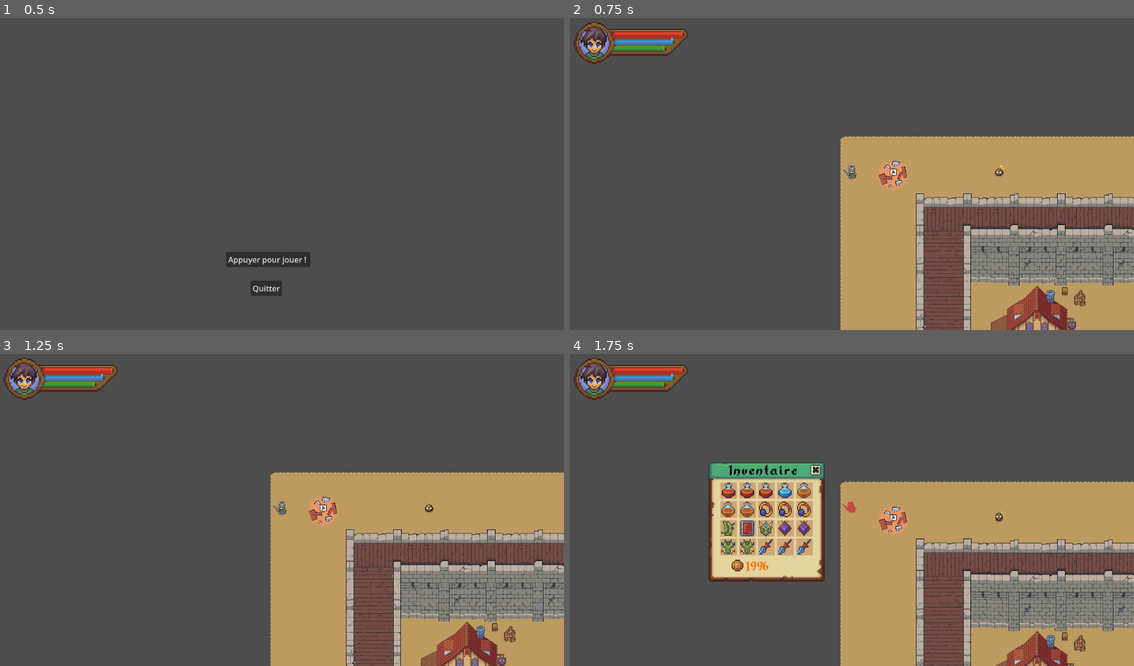
Above: before the commit, frames 1-4 (two rows, left to right).
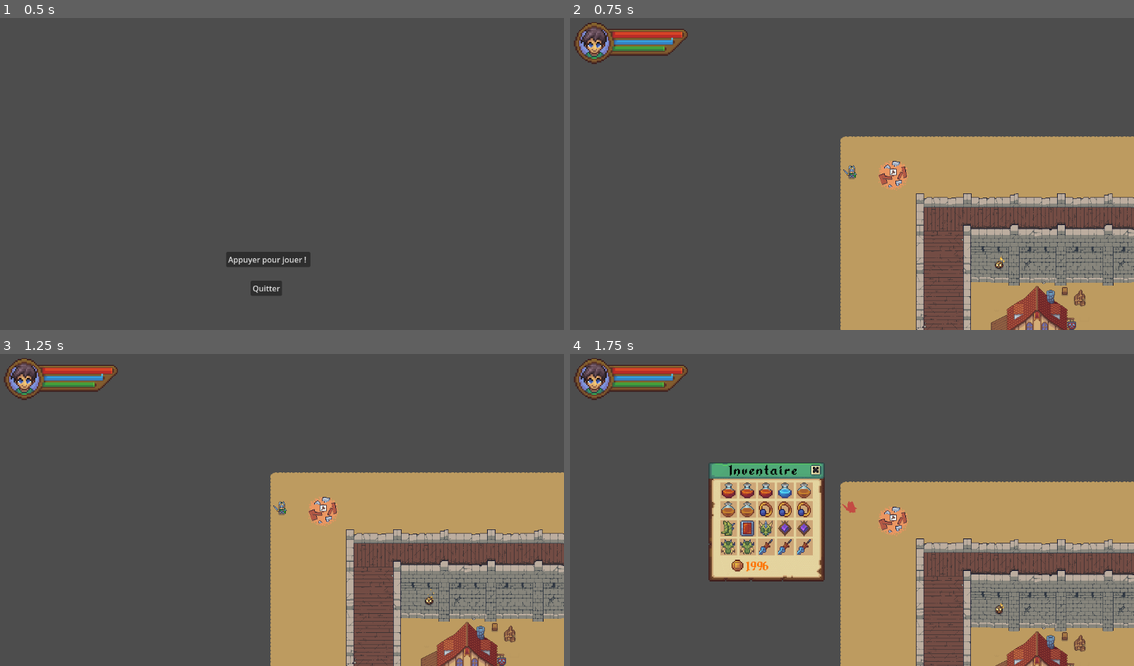
Above: after the commit, the same moments.

Repository: drakaner/Knight-Protector-v2
Game: Godot game, scene res://Scenes/scene_menu.tscn
The game is run twice, just before and just after one commit, with the same random seed, the same clock (stepped at 60 frames per second) and the same inputs. Sound files missing from this copy of the repository are replaced by a short silence.
Inputs (mouse positions are in pixels of both pictures, inside the frame that each line leads up to):
- Up to frame 1 (0.5 s): no input
- Up to frame 2 (0.75 s): click "Appuyer pour jouer !" at 0.5 s
- Up to frame 3 (1.25 s): no input
- Up to frame 4 (1.75 s): tap Enter at 1.25 s; move the mouse to (823, 572) at 1.27 s; hold Up (ui_up) from 1.28 s (still down); hold M (m) from 1.28 s (still down); tap I (i) at 1.35 s; click (823, 572) at 1.42 s

Frame 1 is identical in both runs. In frame 2, less than 0.1% of the frame differs, in the area x 75-78%, y 46-81%; in frame 3, less than 0.1%; in frame 4, less than 0.1%, in the area x 75-77%, y 50-84%.

Commit message:
23 oct macbook

Diff:
--- a/Scripts/scene_gameplay.gd
+++ b/Scripts/scene_gameplay.gd
@@ -11,9 +11,6 @@
 var GUIAlchimie = preload("res://Objets/gui_alchimie.tscn")
 var GUIInventaire = preload("res://Objets/gui_inventaire.tscn")
 var GUIEquipement = preload("res://Objets/gui_hud_equipement.tscn")
-var EnnemySlime3 = preload("res://Objets/slime_3.tscn")
-
-var lst_ennemy = {}
 
 var hero = { rnd=randi_range(1, 3), img={}, current=0, gold=500 }
 var gui_statue
@@ -25,16 +22,23 @@
 var gui_inventaire
 var gui_equipement
 
+var lst_ennemy = []
+
 var isAttaque = false
 
 @onready var gui_hero = get_node("gui_hudHero")
 
-func CreateEnnemy(pX, pY):
-	var ennemy = {}
-
-	ennemy.x = pX
-	ennemy.y = pY
-	#a voir plus tard comment creer des ennemy dynamiquement
+var scenes_ennemis = {
+	"slime_3": preload("res://Objets/slime_3.tscn"),
+	# "slime_1": preload("res://Objets/slime_1.tscn"),
+}
+
+func create_ennemi(type: String, pos: Vector2) -> Node2D:
+	var ennemi = scenes_ennemis[type].instantiate()
+	ennemi.position = pos
+	add_child(ennemi)          # ou un nœud conteneur dédié
+	ennemi.add_to_group("ennemis")
+	return ennemi
 
 
 func _Sgui_open(pTypeGui):
@@ -145,9 +149,8 @@
 # Called when the node enters the scene tree for the first time.
 func _ready() -> void:
 	demarreJeu()
-	lst_ennemy[0] = EnnemySlime3.instantiate()
-	add_child(lst_ennemy[0])
-	lst_ennemy[0].position.x = 300
+	lst_ennemy.append( create_ennemi("slime_3", Vector2(300, 200)))
+	#Bon la creation dynamique à l'air de marcher, maintenant la prochaine fois faut que je code le système de suppression d'objet avec la recommandation de claude car faut le retirer de la liste avec la methode que je connait plus il faut faire un queuefree() pour retirer l'objet du jeu c'est une double suppression a faire
 
 
 	hero.img[hero.current].connect("guiStatueOpen", Callable(self, "_Sgui_open"))
--- a/Scripts/slime_3.gd
+++ b/Scripts/slime_3.gd
@@ -13,6 +13,11 @@
 var rnd_etat = 0
 var etat_vx = 0
 var etat_vy = 0
+
+var nb_stat_attaque = 20
+var nb_stat_vie = 100
+var nb_stat_defense = 0
+var nb_gain_xp = 10
 
 func _etat_anime(pAnime, pLoop):
 
@@ -173,11 +178,22 @@
 		etat_vy = 0
 		if $area_slime_3/AnimatedSprite2D_slime3.frame >= 8:
 			print("l'animation est finie !")
+			etat_ennemy = "reflexion"
+			$area_slime_3/AnimatedSprite2D_slime3.frame = 0
+			DataSave.hero.vie -= nb_stat_attaque
+			etat_time = randi_range(1, 3)
+			etat_timePoursuite = 0.5
+			etat_bool = false
+
+	elif etat_ennemy == "reflexion":
+		if etat_bool == false:
+			_etat_anime("idle_down", true)
+			etat_bool = true
+		etat_time -= delta
+		if etat_time <= 0:
 			etat_ennemy = "idle_down"
-			etat_time = 3
-			etat_timePoursuite = 0.5
-			etat_bool = false
-			#Ajouter un etat second pour eviter que le slime enchaine ses attaques
+			etat_bool = false
+			etat_time = randi_range(1, 2)
 
 # Called when the node enters the scene tree for the first time.
 func _ready() -> void:
